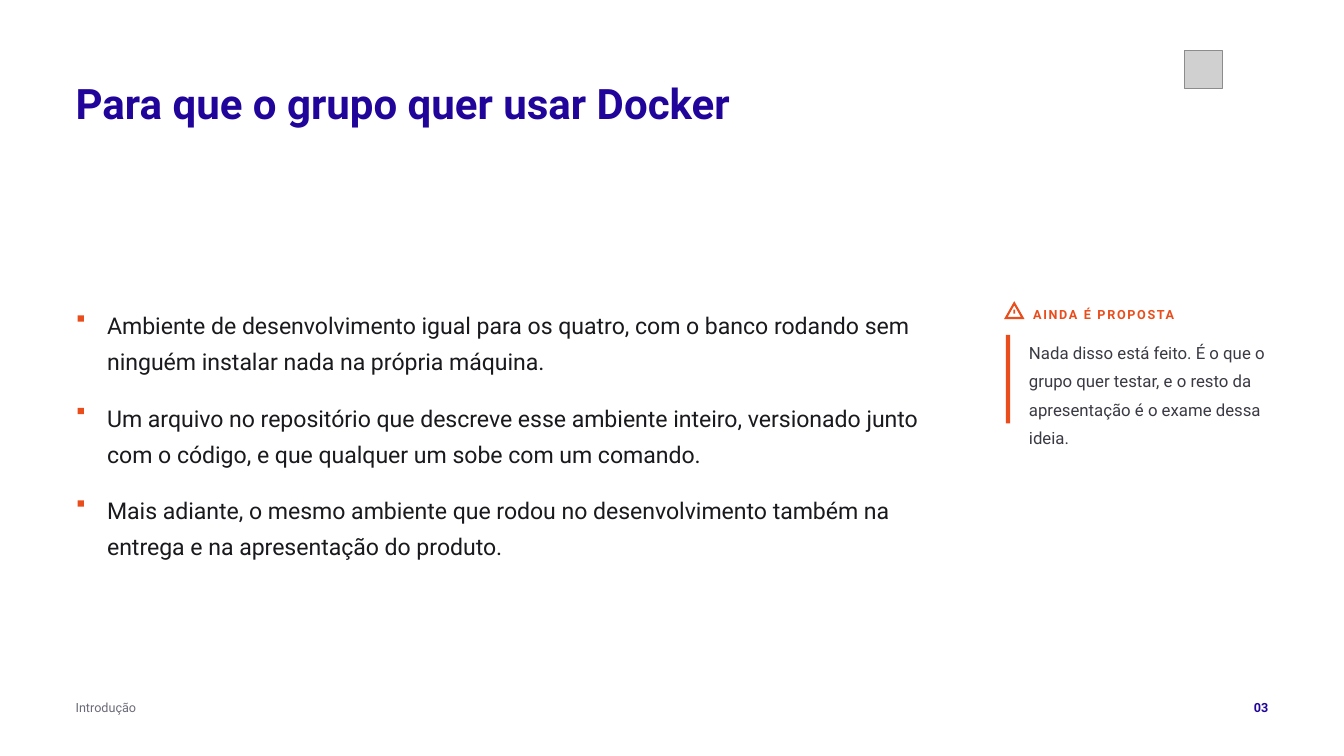
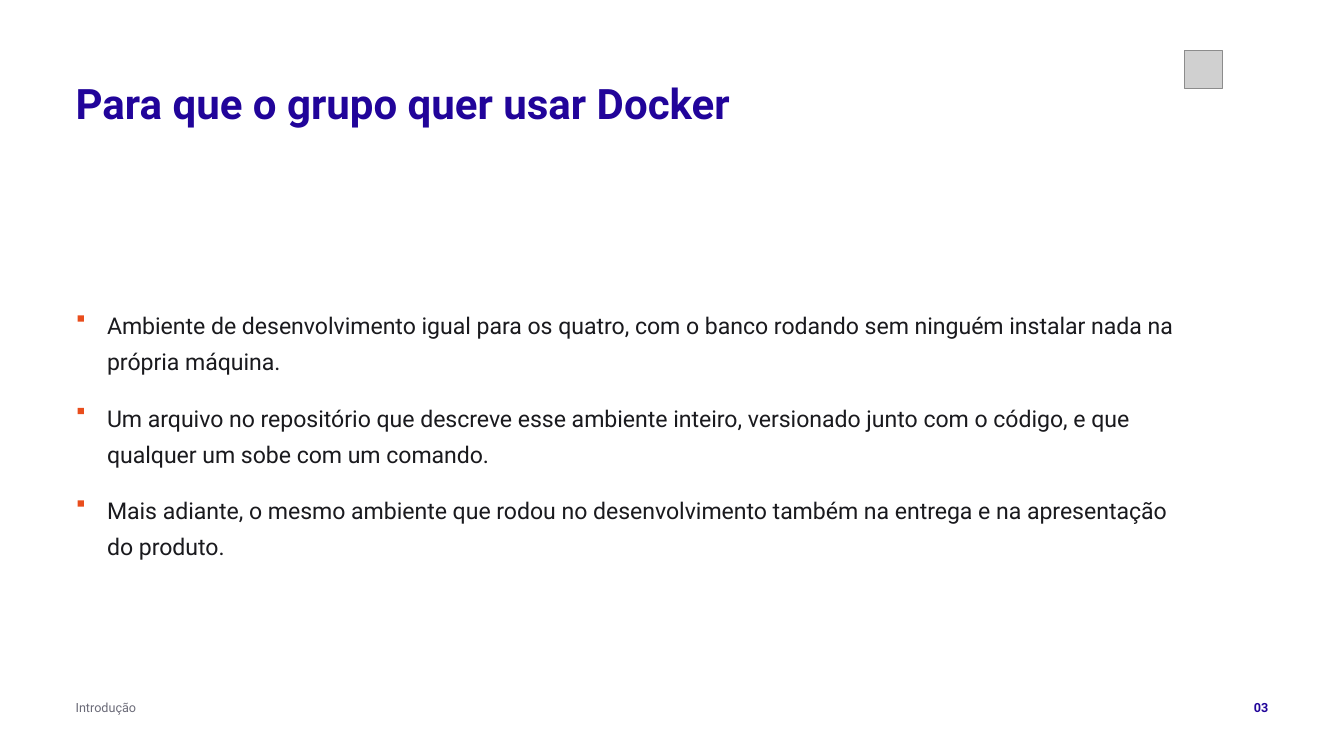
Before and after one commit to tcpassos/invite-app, a slide deck: slide 3 of trabalhos/T1-Docker-Invite-People.pptx. Drawn at 1344x756 pixels with LibreOffice and Linux fonts; fonts in the diff are those of the drawing; grey boxes stand for pictures. Boxes give left, top, right and bottom in pixels: in the first picture for what was removed or moved away, otherwise in the second. Text is boxed around its words. In the diff, an @@ line names an element or a change of style, - is before the commit and + after.

```diff
--- a/trabalhos/T1-Docker-Invite-People.pptx
+++ b/trabalhos/T1-Docker-Invite-People.pptx
@@ text "Ambiente de desenvolvimento igual para ..." rewrapped from box(107, 316, 909, 375) to box(107, 316, 1173, 375) @@
@@ triangle removed at box(1006, 303, 1023, 319) @@
@@ rectangle removed at box(1013, 310, 1015, 314) @@
@@ text removed at box(1084, 308, 1091, 319) @@
-AINDA É PROPOSTA
@@ rectangle removed at box(1006, 335, 1010, 423) @@
@@ text removed at box(1029, 344, 1265, 444) @@
-Nada disso está feito. É o que o grupo quer testar, e o resto da apresentação é o exame dessa ideia.
@@ text "Um arquivo no repositório que ..." rewrapped from box(107, 409, 918, 468) to box(107, 409, 1129, 468) @@
@@ text "Mais adiante, o mesmo ambiente ..." rewrapped from box(107, 501, 889, 560) to box(107, 501, 1167, 560) @@
```
Also in this commit, not shown: 3 other slides changed, 7 other files.
